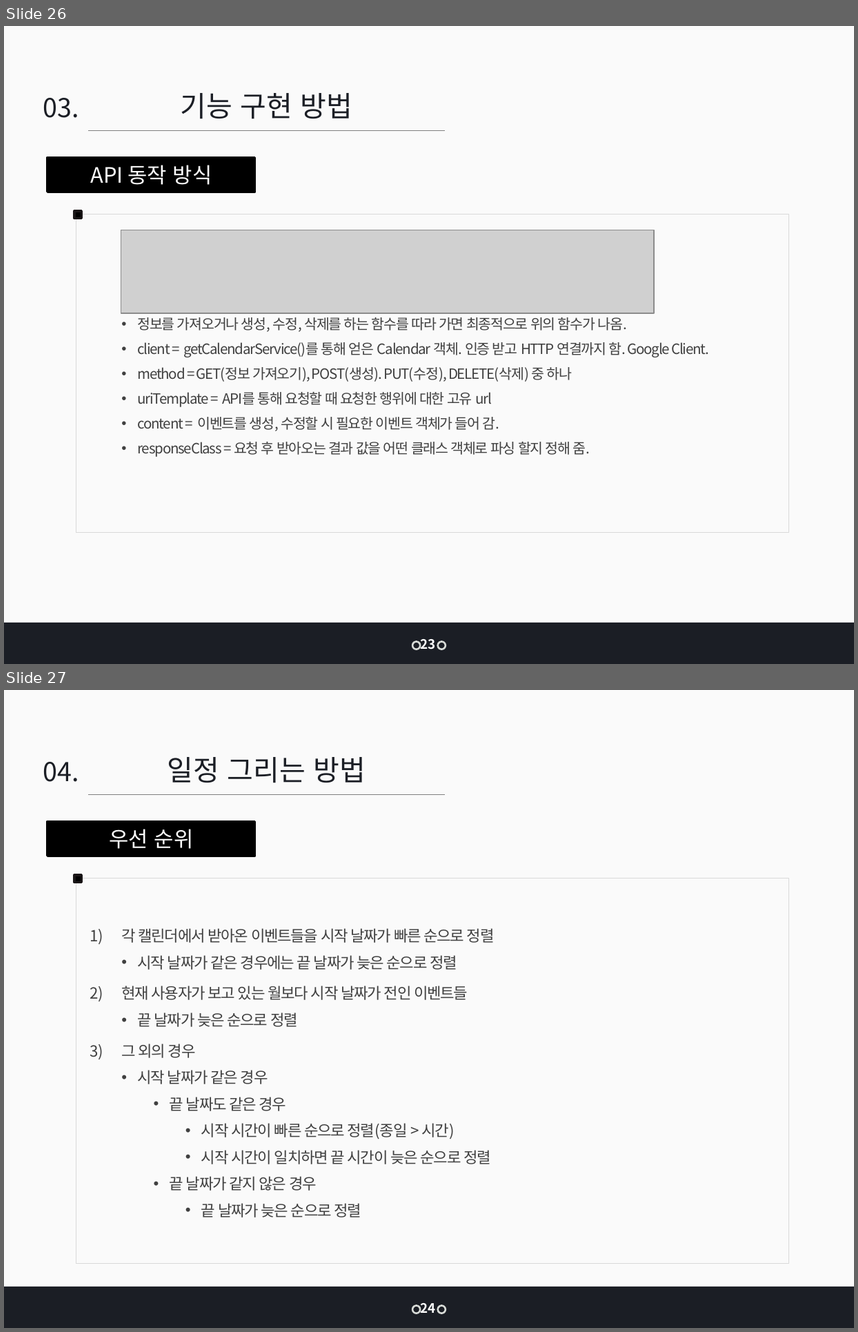
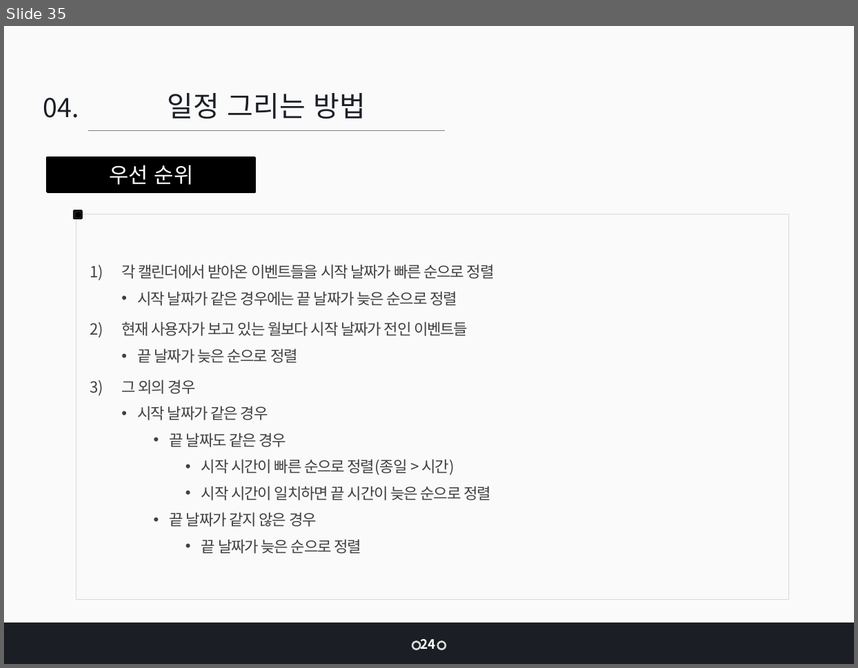
Before and after one commit to jangys/calendarProjectDocument, a slide deck: 인턴 최종 발표_장연수.pptx. Shown one above the other, each under a label of ours: slides 26 and 27 before the commit, slide 35 after it. The pictures are 858x1332 and 858x668 pixels, drawn with LibreOffice and Linux fonts; fonts in the diff are those of the drawing; grey boxes stand for pictures. Boxes give left, top, right and bottom in pixels: in the first picture for what was removed or moved away, otherwise in the second. Text is boxed around its words. In the diff, an @@ line names an element or a change of style, - is before the commit and + after.

```diff
--- a/인턴 최종 발표_장연수.pptx
+++ b/인턴 최종 발표_장연수.pptx
@@ slide 26 removed at (4,26,854,664), background #FFFFFF; not listed: 2 template elements that a slide beside it also shows @@
@@ text removed at (43,98,79,118) @@
-03.
@@ text removed at (181,93,353,119) @@
-기능 구현 방법
@@ line removed from (88, 131) to (445, 131) @@
@@ rectangle removed at (47,158,254,192) @@
-API 동작 방식
@@ rectangle removed at (74,212,82,218) @@
@@ rectangle removed at (76,214,789,532) @@
-  • 정보를 가져오거나 생성, 수정, 삭제를 하는 함수를 따라 가면 최종적으로 위의 함수가 나옴.
-  • client = getCalendarService()를 통해 얻은 Calendar 객체. 인증 받고 HTTP 연결까지 함. Google Client.
-  • method = GET(정보 가져오기), POST(생성). PUT(수정), DELETE(삭제) 중 하나
-  • uriTemplate = API를 통해 요청할 때 요청한 행위에 대한 고유 url
-  • content = 이벤트를 생성, 수정할 시 필요한 이벤트 객체가 들어 감.
-  • responseClass = 요청 후 받아오는 결과 값을 어떤 클래스 객체로 파싱 할지 정해 줌.
@@ picture removed at (121,230,654,313) @@
@@ ellipse removed at (413,641,421,649) @@
@@ text removed at (420,639,435,649) @@
-23
@@ ellipse removed at (437,641,445,649) @@
@@ what was slide 27 is now slide 35 @@
```
Also in this commit, not shown: 13 slides changed, 19 slides added, 6 other slides removed, 4 other files.
